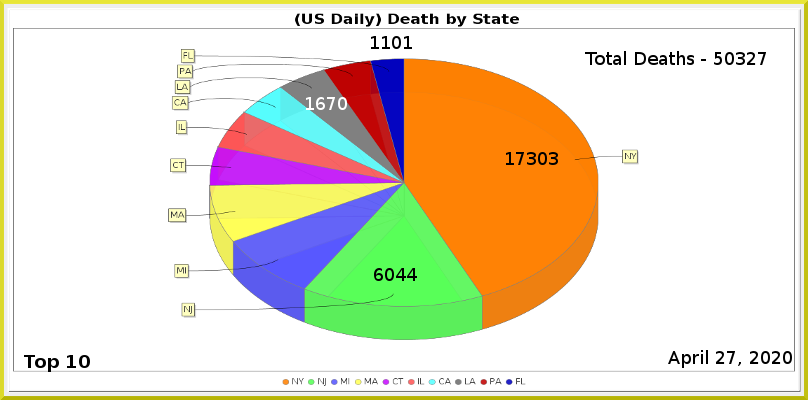
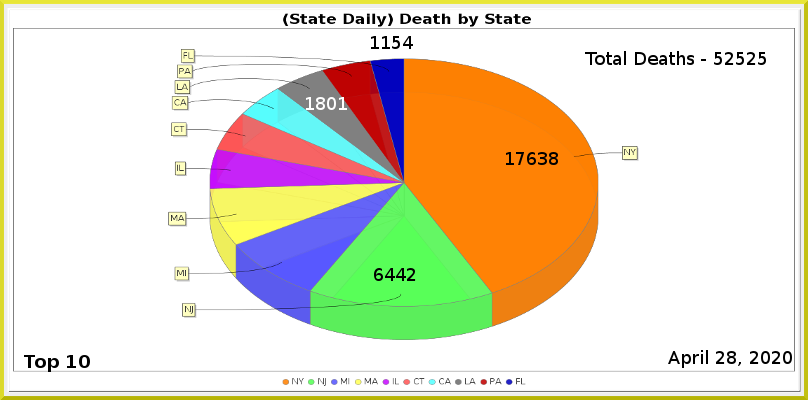
Layered file, before and after one edit (808x400). Changes by layer:
painted on "Least" over [392, 36, 413, 49]
painted on "LA" over [316, 97, 347, 110]
painted on "NJ" over [385, 268, 417, 281]
painted on "NY" over [527, 152, 558, 165]
renamed "Total Deaths - 50327" to "Total Deaths - 52525", painted on it over [725, 52, 766, 65]
painted on "Current Date" over [727, 351, 736, 364]
painted on "Death_by_State.png" over [168, 13, 639, 385]
